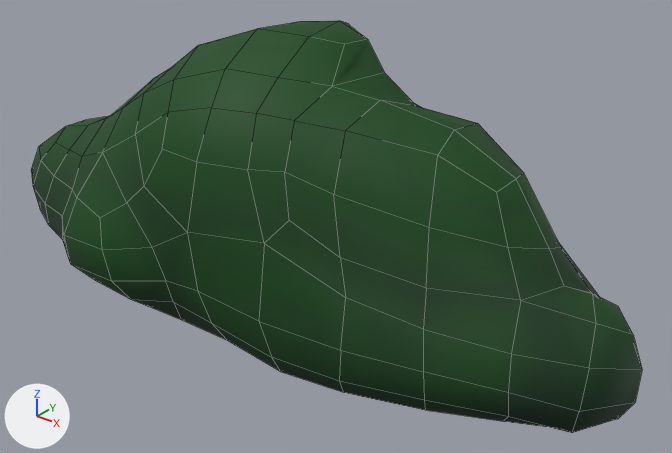
An edit to the FBX model UOP1_Project/Assets/Art/Nature/FlowerBush/FlowerBush.fbx, drawn before and after from the same camera.
The view is the same before and after, from a 50 mm camera at (2.77, -3.19, 2.62) aimed at (0.25, -0.03, 0.67). The lights are fixed; the arrows at lower left show +X, +Y and +Z. Mesh edges are drawn as thin lines. Where no turn or scale is listed for an object, it has been applied to the vertices.

The first picture shows 'CloudBush'.
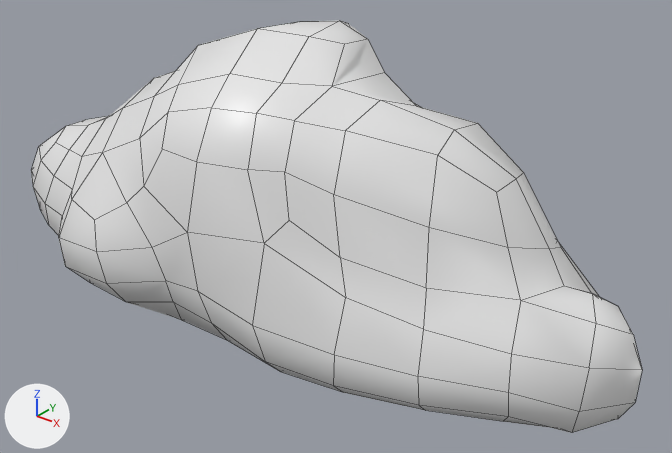
Where the newer file only moved an object's origin or applied its transform, the numbers keep the older frame.

What differs and where, as boxes (x1, y1, x2, y2) in the pictures (672 x 453 px; the box of a moved part takes in the faces that stretch with it):
```json
{"object": "CloudBush", "change": "recoloured, reshaped", "before": [31, 20, 642, 433], "after": [31, 20, 642, 433], "on screen": "green to white"}
{"part": 1, "of": "me_cloudbush", "change": "moved or reshaped", "before": [62, 152, 181, 319], "after": [59, 152, 181, 319]}
{"part": 2, "of": "me_cloudbush", "change": "moved or reshaped", "before": [103, 29, 345, 202], "after": [103, 29, 345, 202]}
{"part": 3, "of": "me_cloudbush", "change": "moved or reshaped", "before": [187, 232, 511, 421], "after": [187, 232, 511, 421]}
```

Scene script edits in JSON lines:
```json
{"op": "add", "block": "mat_vertex", "code": ["mat_vertex = principled_material('Vertex')", "mat_vertex.base_color = (0.8, 0.8, 0.8)  # white #e7e7e7", "mat_vertex.roughness = 0.4"]}
{"block": "me_cloudbush", "where": "me_cloudbush.from_pydata(...)  # 240 vertices, 237 faces; spans x -1.7..1.78, y -0.87..0.62, z -0.09..1.62"}
{"block": "me_cloudbush", "where": "# used by ob_cloudbush; location = (0.0, 0.0, 0.0)"}
{"block": "me_cloudbush", "where": "# before: 9 (-0.52, -0.83, 0.78) at pixel (99, 217), 12 (-0.76, -0.77, 0.8) at pixel (76, 197), 13 (-0.47, -0.87, 0.65) at pixel (101, 249), 15 (-0.78, -0.85, 0.62) at pixel (63, 235), 144 (-0.78, -0.84, 0.46) at pixel (70, 263)"}
{"block": "me_cloudbush", "where": "# before: 145 (-0.44, -0.86, 0.49) at pixel (111, 280), 147 (-0.74, -0.73, 0.33) at pixel (95, 280), 148 (-0.43, -0.77, 0.35) at pixel (130, 299)"}
{"block": "me_cloudbush", "where": "# before: 25 (-0.51, 0.05, 1.37), 51 (-0.43, -0.64, 1.15) at pixel (135, 134), 61 (0.21, -0.38, 1.48) at pixel (277, 77), 131 (-0.31, -0.5, 1.4) at pixel (174, 79), 133 (-0.58, -0.27, 1.36) at pixel (171, 67)"}
{"block": "me_cloudbush", "where": "# before: 135 (-0.01, -0.46, 1.5) at pixel (225, 68)"}
{"block": "me_cloudbush", "where": "# before: 119 (0.4, -0.75, 0.54) at pixel (258, 321), 120 (0.76, -0.64, 0.48) at pixel (340, 350), 184 (1.08, -0.51, 0.44) at pixel (423, 371), 185 (1.09, -0.51, 0.31) at pixel (424, 400), 188 (0.75, -0.64, 0.33) at pixel (339, 381)"}
{"block": "me_cloudbush", "where": "# before: 190 (0.42, -0.7, 0.33) at pixel (271, 357)"}
{"op": "remove", "block": "me_cloudbush", "code": "me_cloudbush.materials.append(mat_cloudbush)  # picture img_cloudbushalbedo_png"}
{"block": "me_cloudbush", "change": "me_cloudbush part 1"}
{"op": "add", "block": "me_cloudbush", "code": "for i in [9, 12, 13, 15, 144, 145, 147, 148]: me_cloudbush.vertices[i].co += Vector((0.0, -0.03, 0.0))"}
{"block": "me_cloudbush", "change": "me_cloudbush part 2"}
{"op": "add", "block": "me_cloudbush", "code": "for i in [61, 131, 135]: me_cloudbush.vertices[i].co += Vector((0.0, 0.02, -0.03))"}
{"op": "add", "block": "me_cloudbush", "code": "for i in [25, 51, 133]: me_cloudbush.vertices[i].co += Vector((0.03, 0.0, -0.01))"}
{"op": "set", "path": "me_cloudbush.vertices[130].co", "old": "(-0.5, -0.51, 1.3)", "new": "(-0.47, -0.47, 1.29)", "note": "pixel (144, 92) -> pixel (154, 95)"}
{"block": "me_cloudbush", "change": "me_cloudbush part 3"}
{"op": "add", "block": "me_cloudbush", "code": "for i in [119, 120, 184, 185, 188, 190]: me_cloudbush.vertices[i].co += Vector((0.0, -0.04, 0.0))"}
{"op": "add", "block": "me_cloudbush", "code": "me_cloudbush.materials.append(mat_vertex)  # white #e7e7e7"}
```
